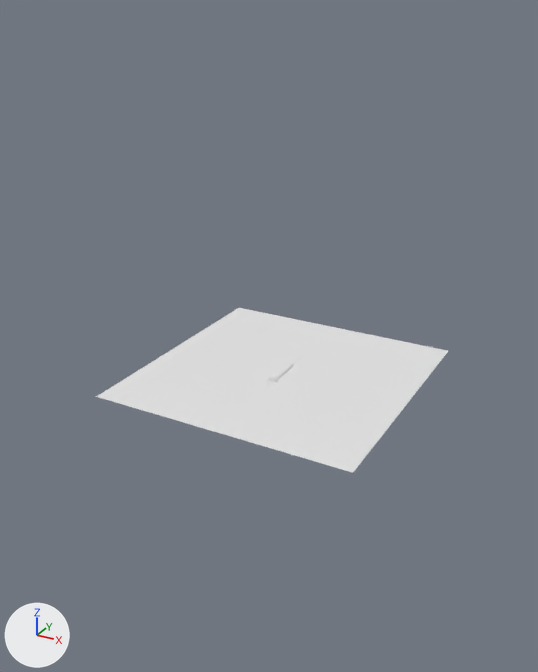
Renders of the Blender file untitled.blend from each side of a commit.
The view is the same before and after, from a camera (50 mm lens) standing at (31.7, -60.7, 34.1) and looking at (-0.4, -2.4, 4.9). Lighting does not change. The marker at lower left points along +X, +Y and +Z.
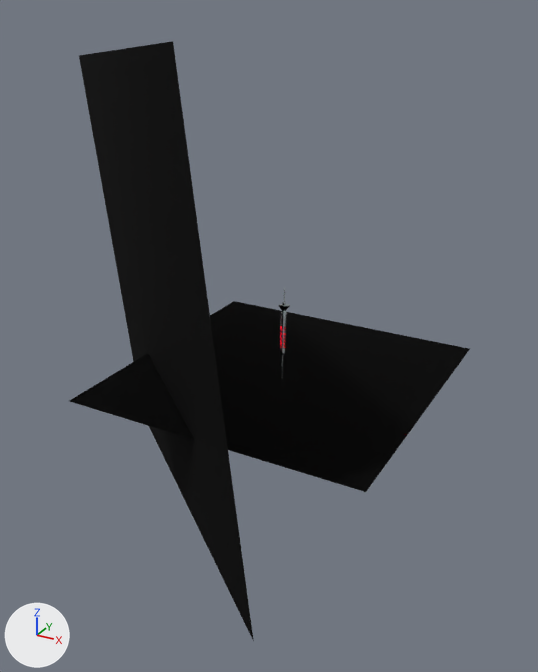
Edits to the scene script, one JSON object a line:
```json
{"op": "add", "block": "mat_material_001", "code": ["mat_material_001 = principled_material('Material.001')", "mat_material_001.base_color = (0.0, 0.0, 0.0)  # black #000000", "mat_material_001.roughness = 1.0", "mat_material_001.specular_ior_level = 0.117"]}
{"op": "add", "block": "mat_material_004", "code": ["mat_material_004 = bpy.data.materials.new('Material.004')", "mat_material_004.use_nodes = True; mat_material_004.node_tree.nodes.clear()", "_N = mat_material_004.node_tree.nodes; _L = mat_material_004.node_tree.links", "n0 = _N.new('ShaderNodeOutputMaterial'); n0.name = 'Material Output'", "n1 = _N.new('ShaderNodeBsdfGlass'); n1.name = 'Glass BSDF'", "n1.distribution = 'BECKMANN'", "n1.inputs[1].default_value = 0.0208  # 'Roughness'", "n1.inputs[2].default_value = 1.45  # 'IOR'", "_L.new(n1.outputs[0], n0.inputs[0])  # 'BSDF' to 'Surface'"]}
{"block": "me_plane", "where": "me_plane.from_pydata(...)  # 4 vertices, 1 face; spans x -1.0..1.0, y -1.0..1.0, z 0.0"}
{"op": "add", "block": "me_plane", "code": "me_plane.materials.append(mat_material_001)  # black #000000"}
{"op": "add", "block": "me_cylinder_005", "code": ["me_cylinder_005 = bpy.data.meshes.new('Cylinder.005')", "me_cylinder_005.from_pydata(...)  # 64 vertices, 32 faces; spans x -1.03..1.03, y -1.03..1.03, z -1.03..1.03", "me_cylinder_005.polygons.foreach_set('use_smooth', [True] * 32)", "me_cylinder_005.materials.append(mat_material_004)"]}
{"op": "set", "path": "ob_plane.location", "old": "(0.0, 0.0, 0.0)", "new": "(-0.1, 0.2, -0.2)"}
{"op": "set", "path": "ob_plane.scale", "old": "(13.3, 13.3, 13.3)", "new": "(15.2, 15.2, 15.2)"}
{"op": "set", "path": "ob_cylinder.location", "old": "(0.0, 0.0, 0.0)", "new": "(0.1, -0.3, 4.7)"}
{"op": "set", "path": "ob_cylinder.rotation_euler", "old": "(1.571, 0.0, 0.0)", "new": "(6.281, -6.573, -1.152)", "note": "degrees (90, 0, 0) -> degrees (360, 343, -66)"}
{"op": "add", "block": "ob_cylinder_003", "code": ["ob_cylinder_003 = bpy.data.objects.new('Cylinder.003', me_cylinder_005)", "ob_cylinder_003.location = (0.1, -0.3, 4.7)", "ob_cylinder_003.rotation_euler = (6.281, -6.573, -1.152)  # degrees (360, 343, -66)", "ob_cylinder_003.scale = (0.262, 0.264, 1.67)", "_m = ob_cylinder_003.modifiers.new('Subdivision', 'SUBSURF')", "_m.levels = 2"]}
{"op": "add", "block": "ob_plane_001", "code": ["ob_plane_001 = bpy.data.objects.new('Plane.001', me_plane.copy())  # the mesh of ob_plane", "ob_plane_001.location = (-9.7, -8.3, 8.8)", "ob_plane_001.rotation_euler = (1.649, 3.209, 2.429)  # degrees (94, 184, 139)", "ob_plane_001.scale = (22.2, 22.2, 22.2)"]}
```

Boxes [x1, y1, x2, y2] around the edits, measured in the pictures (538 x 672 px):
```json
{"object": "Plane", "change": "recoloured, moved, rescaled", "before": [96, 308, 448, 473], "after": [69, 301, 470, 492], "on screen": "14% wider, 16% taller"}
{"object": "Plane.001", "change": "added", "after": [79, 41, 254, 641], "on screen": "black"}
{"object": "Cylinder", "change": "moved, turned", "before": [268, 360, 298, 386], "after": [278, 293, 290, 365]}
{"object": "Cylinder.003", "change": "added", "after": [280, 315, 286, 349]}
```
